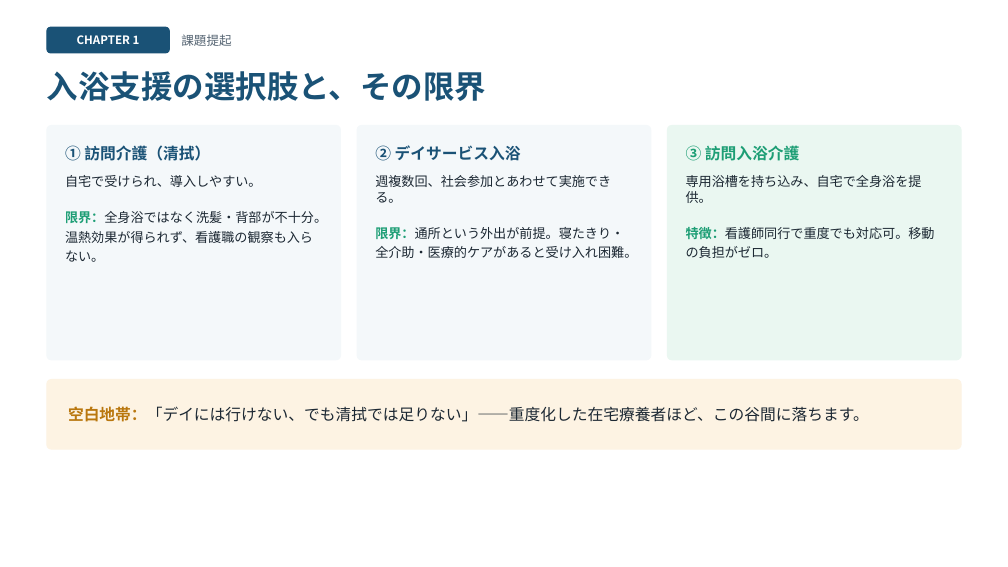
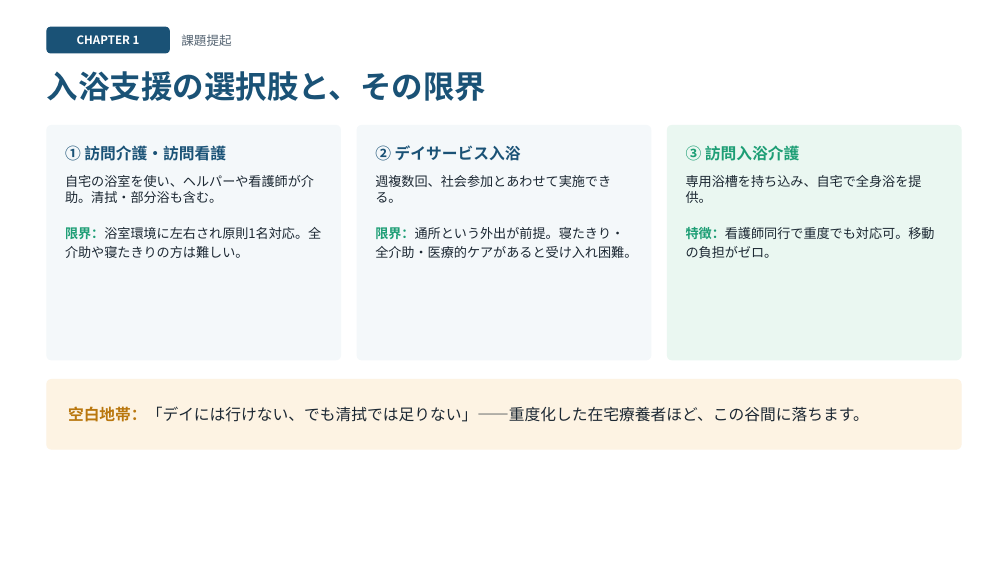
Before and after one commit to 1w0wakmsw0w-ctrl/houmonnyuyoku, a slide deck: slide 3 of houmon-nyuyoku-slides.pptx. Drawn at 1008x567 pixels with LibreOffice and Linux fonts; fonts in the diff are those of the drawing. Boxes give left, top, right and bottom in pixels: in the first picture for what was removed or moved away, otherwise in the second. Text is boxed around its words. In the diff, an @@ line names an element or a change of style, - is before the commit and + after.

```diff
--- a/houmon-nyuyoku-slides.pptx
+++ b/houmon-nyuyoku-slides.pptx
@@ text at (65, 145, 226, 161): text changed @@
-① 訪問介護（清拭）
+① 訪問介護・訪問看護
@@ text at (65, 175, 321, 258): text changed @@
-自宅で受けられ、導入しやすい。
-限界：全身浴ではなく洗髪・背部が不十分。温熱効果が得られず、看護職の観察も入らない。
+自宅の浴室を使い、ヘルパーや看護師が介助。清拭・部分浴も含む。
+限界：浴室環境に左右され原則1名対応。全介助や寝たきりの方は難しい。
```
Also in this commit, not shown: 1 other slide changed, 3 other files.
